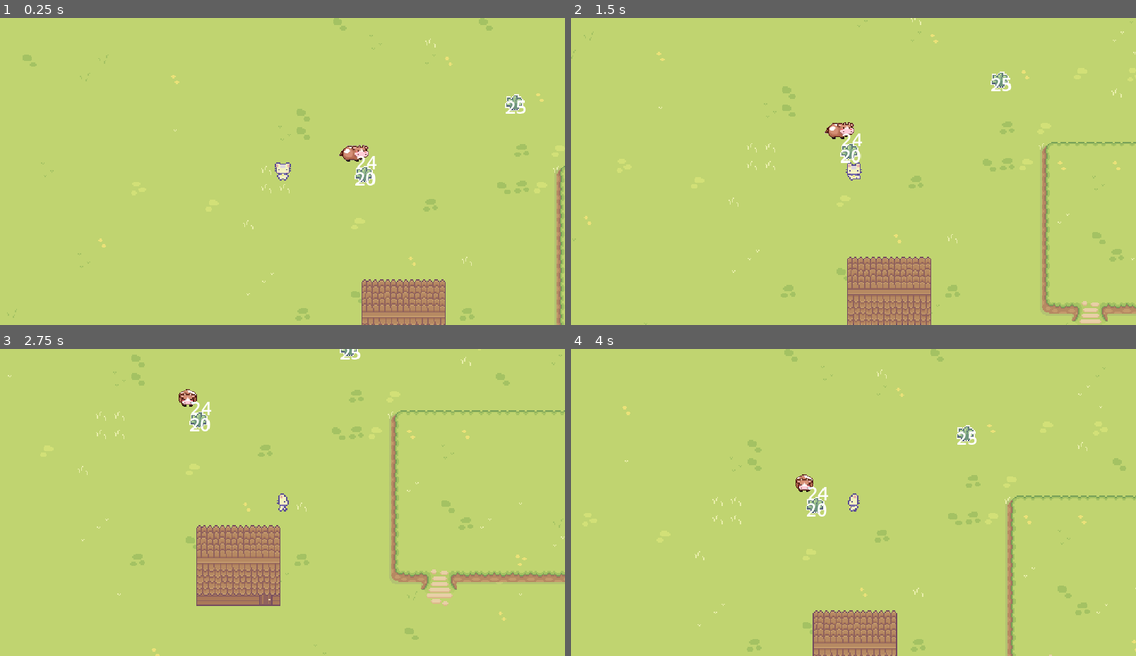
Above: before the commit, frames 1-4 (two rows, left to right).
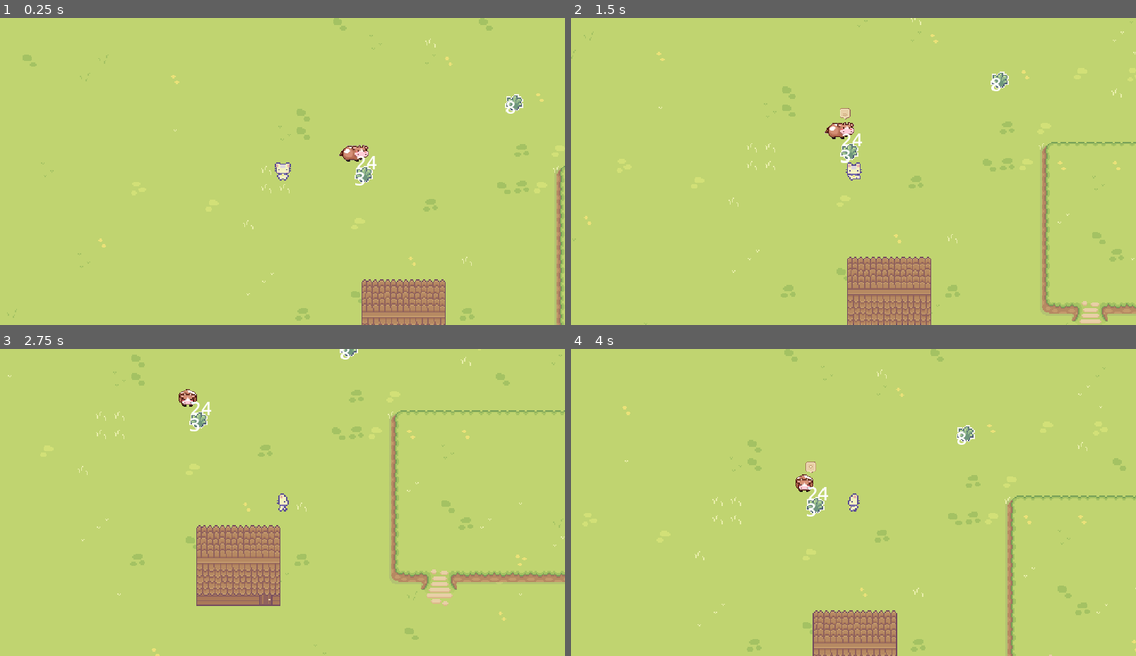
Above: after the commit, the same moments.

Repository: cncarey/GodotGameTest
Game: Godot game, scene res://Scene/main.tscn
The game is run twice, just before and just after one commit, with the same random seed, the same clock (stepped at 60 frames per second) and the same inputs.
Inputs:
- Up to frame 1 (0.25 s): no input
- Up to frame 2 (1.5 s): tap Enter at 0.5 s; hold Right (right) 0.53-1.28 s; tap Space (select, bound only after the commit) at 0.6, 1.35 s; hold Down (down) from 1.28 s (still down)
- Up to frame 3 (2.75 s): release Down (down) at 2.03 s; hold Right (right) from 2.03 s (still down); tap Space (select, bound only after the commit) at 2.1 s
- Up to frame 4 (4 s): release Right (right) at 2.78 s; hold Up (up) 2.78-3.53 s; tap Space (select, bound only after the commit) at 2.85, 3.6 s; hold Left (left) from 3.53 s (still down)

The runs differ from the first frame. In frame 1, 0.1% of the frame differs, in the area x 62-94%, y 26-55%; in frame 2, 0.2%, in the area x 47-78%, y 19-48%; in frame 3, 0.1%; in frame 4, 0.2%.

Commit message:
#2  add functionality to detect when the player is touching the cow
if the player is close enough to the animal for actions display a notification and if space is hit start the kick off for the cow to follow the player TODO: have the cow follow the player

Diff:
--- a/TG_Gdot/Characters/cow.gd
+++ b/TG_Gdot/Characters/Animals/cow.gd
@@ -1,17 +1,23 @@
 extends CharacterBody2D
 
-enum CowState {Idle, Walk, Lick}
+enum CowState {Idle, Walk, Lick, Follow, FindFood}
+
+var charName : StringName = "Cow"
 
 var isAnimal : bool = true
 var RemainingHunger: float = 20 : set = _setRemainingtHunger
 var MaxHunger: float = 30
+var isTouching : bool = false
+var isFollowing : bool = false
 
+var curTouching = {};
 
 @export var eatSpeed: float = 5
 @export var moveSpeed: float = 20;
 @export var idleTime: float = 5;
 @export var walkTime: float = 2;
 @export var hungerTime: float = 10;
+
 
 
 #figure out how to make this global so i don't need it everywhere
@@ -21,9 +27,12 @@
 @onready var animationTree = $AnimationTree
 @onready var animationMode = animationTree.get("parameters/playback")
 @onready var sprite = $BrownCow
+#@onready var emote = $Emote
 @onready var timer = $MoveTimer
 @onready var hungerTimer = $HungerTimer
 @onready var hungerLabel = $HungerLabel
+@onready var touchArea = $TouchArea
+@onready var touchIndicator = $touchIndicator
 
 var moveDirection : Vector2 = Vector2.ZERO
 var currentState : CowState = CowState.Idle
@@ -32,6 +41,12 @@
 	selectNewDirection()
 	pickNewState()
 	_on_hunger_timer_timeout()
+	# Make sure to not await during _ready.
+	call_deferred("actor_setup")
+
+func actor_setup():
+	# Wait for the first physics frame so the NavigationServer can sync.
+	await get_tree().physics_frame
 
 func _setRemainingtHunger(x : float):
 	RemainingHunger = x
@@ -41,6 +56,10 @@
 	if currentState == CowState.Walk:
 		velocity = moveDirection * moveSpeed
 		move_and_slide()
+	if currentState == CowState.Follow:
+		pass # add functionaity to follow the player
+
+
 
 func selectNewDirection():
 	moveDirection = Vector2(randi_range(-1, 1), randi_range(-1, 1))
@@ -96,3 +115,27 @@
 	# and play death cut scene
 
 	hungerTimer.start(hungerTime)
+
+
+
+func _on_touch_area_body_entered(body):
+	print("started touching cow")
+	print(body)
+	if(body != self && "charName" in body):
+		isTouching = true
+		curTouching[body.charName]= body
+		touchIndicator.visible = true
+		#show emote
+	pass # Replace with function body.
+
+
+func _on_touch_area_body_exited(body):
+	print("stopped touching cow")
+	print(body)
+	if("charName" in body) && curTouching.has(body.charName):
+		curTouching.erase(body.charName)
+		#If ther is nothig else touching hide emote
+		if curTouching.is_empty():
+			touchIndicator.visible = false
+			isTouching = false
+	pass # Replace with function body.
--- a/TG_Gdot/Characters/cow.tscn
+++ b/TG_Gdot/Characters/Animals/cow.tscn
@@ -1,7 +1,8 @@
-[gd_scene load_steps=27 format=3 uid="uid://bbyxhbhmjer0v"]
-
-[ext_resource type="Texture2D" uid="uid://ctq6axwby11yi" path="res://Assets/CuterFatter/brownCow.png" id="1_7t7c2"]
-[ext_resource type="Script" path="res://Characters/cow.gd" id="1_wtaql"]
+[gd_scene load_steps=29 format=3 uid="uid://cueisclsvu12k"]
+
+[ext_resource type="Script" path="res://Characters/Animals/cow.gd" id="1_v66eh"]
+[ext_resource type="Texture2D" uid="uid://ctq6axwby11yi" path="res://Assets/CuterFatter/brownCow.png" id="2_a37ru"]
+[ext_resource type="PackedScene" uid="uid://dgqpmlonisbq5" path="res://Characters/Emote/touchIndcator.tscn" id="3_gp5xr"]
 
 [sub_resource type="CircleShape2D" id="CircleShape2D_ht06b"]
 radius = 7.07107
@@ -197,13 +198,16 @@
 
 [sub_resource type="AnimationNodeStateMachinePlayback" id="AnimationNodeStateMachinePlayback_aheab"]
 
+[sub_resource type="CircleShape2D" id="CircleShape2D_4dco7"]
+radius = 53.0094
+
 [node name="Cow" type="CharacterBody2D"]
-script = ExtResource("1_wtaql")
+script = ExtResource("1_v66eh")
 
 [node name="BrownCow" type="Sprite2D" parent="."]
 position = Vector2(-2, 2)
 scale = Vector2(0.169418, 0.145729)
-texture = ExtResource("1_7t7c2")
+texture = ExtResource("2_a37ru")
 hframes = 4
 vframes = 5
 frame = 1
@@ -233,5 +237,16 @@
 offset_right = 42.0
 offset_bottom = 30.0
 
+[node name="TouchArea" type="Area2D" parent="."]
+
+[node name="CollisionShape2D" type="CollisionShape2D" parent="TouchArea"]
+shape = SubResource("CircleShape2D_4dco7")
+
+[node name="touchIndicator" parent="." instance=ExtResource("3_gp5xr")]
+visible = false
+position = Vector2(3, -12)
+
 [connection signal="timeout" from="MoveTimer" to="." method="_on_timer_timeout"]
 [connection signal="timeout" from="HungerTimer" to="." method="_on_hunger_timer_timeout"]
+[connection signal="body_entered" from="TouchArea" to="." method="_on_touch_area_body_entered"]
+[connection signal="body_exited" from="TouchArea" to="." method="_on_touch_area_body_exited"]
--- /dev/null
+++ b/TG_Gdot/Characters/Emote/AnimatedEmote.gd
@@ -0,0 +1,7 @@
+extends Sprite2D
+
+@onready var animate = $AnimationPlayer
+
+func _ready():
+	animate.play("pointer")
+	pass
--- /dev/null
+++ b/TG_Gdot/Characters/Emote/touchIndcator.tscn
@@ -0,0 +1,63 @@
+[gd_scene load_steps=7 format=3 uid="uid://dgqpmlonisbq5"]
+
+[ext_resource type="Texture2D" uid="uid://c086yfkj34fuo" path="res://Assets/Sprout/Dialouge UI/dialog box.png" id="1_x3rg1"]
+[ext_resource type="Texture2D" uid="uid://3i8n6nvm558g" path="res://Assets/Sprout/Dialouge UI/dialog box character finished talking click to continue indicator - spritesheet .png" id="2_sb62e"]
+[ext_resource type="Script" path="res://Characters/Emote/AnimatedEmote.gd" id="3_yxmju"]
+
+[sub_resource type="Animation" id="Animation_sla87"]
+length = 0.001
+tracks/0/type = "value"
+tracks/0/imported = false
+tracks/0/enabled = true
+tracks/0/path = NodePath(".:frame")
+tracks/0/interp = 1
+tracks/0/loop_wrap = true
+tracks/0/keys = {
+"times": PackedFloat32Array(0),
+"transitions": PackedFloat32Array(1),
+"update": 1,
+"values": [0]
+}
+
+[sub_resource type="Animation" id="Animation_lw66b"]
+resource_name = "pointer"
+length = 0.75
+loop_mode = 1
+tracks/0/type = "value"
+tracks/0/imported = false
+tracks/0/enabled = true
+tracks/0/path = NodePath(".:frame")
+tracks/0/interp = 1
+tracks/0/loop_wrap = true
+tracks/0/keys = {
+"times": PackedFloat32Array(0, 0.1, 0.2, 0.3, 0.4, 0.5),
+"transitions": PackedFloat32Array(1, 1, 1, 1, 1, 1),
+"update": 1,
+"values": [0, 1, 2, 2, 3, 4]
+}
+
+[sub_resource type="AnimationLibrary" id="AnimationLibrary_j5mnv"]
+_data = {
+"RESET": SubResource("Animation_sla87"),
+"pointer": SubResource("Animation_lw66b")
+}
+
+[node name="touchIndcator" type="Sprite2D"]
+position = Vector2(0.624999, 0.593749)
+rotation = -1.5708
+scale = Vector2(0.326823, 0.330729)
+texture = ExtResource("1_x3rg1")
+
+[node name="AnimatedSprite2D" type="Sprite2D" parent="."]
+z_index = 1
+position = Vector2(1.82774, 1.13387)
+rotation = 1.5708
+scale = Vector2(1.71194, 1.72625)
+texture = ExtResource("2_sb62e")
+hframes = 7
+script = ExtResource("3_yxmju")
+
+[node name="AnimationPlayer" type="AnimationPlayer" parent="AnimatedSprite2D"]
+libraries = {
+"": SubResource("AnimationLibrary_j5mnv")
+}
--- a/TG_Gdot/Characters/PlayerCat.gd
+++ b/TG_Gdot/Characters/PlayerCat.gd
@@ -8,8 +8,17 @@
 var walk : StringName = "Walk"
 var idle : StringName = "Idle"
 
+var charName : StringName = "PlayerCat"
+
+var followers = []
+signal setFollower(player)
+
 @onready var animationTree = $AnimationTree
 @onready var animationMode = animationTree.get("parameters/playback")
+
+#add value for following
+#add arrar or dictionary to hold what is following us
+#add functiont to turn it on and off
 
 
 func _ready():
@@ -31,6 +40,8 @@
 	#move and slide function uses velocity body to move character on map
 	move_and_slide()
 	setState()
+	startFollow()
+	stopFollow()
 
 func updateAnimationParams(movingInput : Vector2):
 	if(movingInput != Vector2.ZERO):
@@ -45,3 +56,32 @@
 
 func _on_Button_pressed():
 	Global.goto_scene(Global.sceneInside)
+
+func startFollow():
+	if isTouching && Input.is_action_just_pressed("select"):
+		pass #TODO check if there is something in the touching block
+
+func stopFollow():
+	if Input.is_action_just_pressed("cancel") && followers.size > 0:
+		followers = []
+
+var isTouching : bool = false
+var curTouching : Dictionary = {}
+func _on_touch_area_body_entered(body):
+	print("started touching player")
+	print(body)
+	if(body != self && "charName" in body ):
+		isTouching = true
+		curTouching[body.charName]= body
+	pass # Replace with function body.
+
+
+func _on_touch_area_body_exited(body):
+	print("stopped touching player")
+	print(body)
+	if("charName" in body) && curTouching.has(body.charName):
+		curTouching.erase(body.charName)
+		#If ther is nothig else touching hide emote
+		isTouching = false
+
+	pass # Replace with function body.
--- a/TG_Gdot/Characters/PlayerCat.tscn
+++ b/TG_Gdot/Characters/PlayerCat.tscn
@@ -233,6 +233,9 @@
 
 [sub_resource type="AnimationNodeStateMachinePlayback" id="AnimationNodeStateMachinePlayback_ih4vr"]
 
+[sub_resource type="CircleShape2D" id="CircleShape2D_yndsq"]
+radius = 20.0
+
 [node name="PlayerCat" type="CharacterBody2D"]
 script = ExtResource("1_g6cqx")
 
@@ -257,3 +260,11 @@
 parameters/playback = SubResource("AnimationNodeStateMachinePlayback_ih4vr")
 parameters/Idle/blend_position = Vector2(0, 0)
 parameters/Walk/blend_position = Vector2(-0.59447, -0.376906)
+
+[node name="TouchArea" type="Area2D" parent="." groups=["Followers"]]
+
+[node name="CollisionShape2D" type="CollisionShape2D" parent="TouchArea"]
+shape = SubResource("CircleShape2D_yndsq")
+
+[connection signal="body_entered" from="TouchArea" to="." method="_on_touch_area_body_entered"]
+[connection signal="body_exited" from="TouchArea" to="." method="_on_touch_area_body_exited"]
--- a/TG_Gdot/Objects/SproutFurniture/Grass.tres
+++ b/TG_Gdot/Objects/SproutFurniture/Grass.tres
@@ -11,7 +11,7 @@
 
 [resource]
 script = ExtResource("2_qnr6p")
-StartingHealth = 25
+StartingHealth = 8
 itemName = &"Grass"
 itemTexture = SubResource("AtlasTexture_1hlgy")
 quanity = 1
--- a/TG_Gdot/Objects/SproutFurniture/ItemSprite.gd
+++ b/TG_Gdot/Objects/SproutFurniture/ItemSprite.gd
@@ -6,7 +6,7 @@
 
 @export var HealthRemaining: float
 
-var id : float
+var id : int
 @export var item : _item : set = _setItem
 
 @onready var label = $rtl_quantity
@@ -52,8 +52,6 @@
 	var player := body as CharacterBody2D
 
 	if player :
-		print("entered area 2d by player") #TODO which player
-		print (body)
 		label.visible = true;
 		pickUpItem.emit(self, body, label, true)
 	else :
--- a/TG_Gdot/Scene/main.gd
+++ b/TG_Gdot/Scene/main.gd
@@ -25,15 +25,17 @@
 	else:
 		Global.addShrub(starterShrub1)
 		Global.addShrub(starterShrub2)
-	shrubsTimer.start(shrubTime);
+
+	setShrubTimer()
 
 
 func _on_timer_timeout():
-	var spawnedShrub = newShrub(Vector2(randi_range(-250, 250), randi_range(-250, 250)))
-	spawnedShrub.pickUpItem.connect(_on_item_sprite_pick_up_item)
-	add_child(spawnedShrub)
-	Global.addShrub(spawnedShrub)
-	shrubsTimer.start(shrubTime)
+	if Global.shrubs.size() < Global.maxShrubs:
+		var spawnedShrub = newShrub(Vector2(randi_range(-250, 250), randi_range(-250, 250)))
+		spawnedShrub.pickUpItem.connect(_on_item_sprite_pick_up_item)
+		add_child(spawnedShrub)
+		Global.addShrub(spawnedShrub)
+	setShrubTimer()
 	#spawn more grass in a random spot
 	pass # Replace with function body.
 
@@ -42,6 +44,13 @@
 	spawnedShrub.item = shrubTexture
 	spawnedShrub.position = loc
 	return spawnedShrub
+
+func setShrubTimer():
+	if Global.shrubs.size() < Global.maxShrubs:
+		shrubsTimer.start(shrubTime)
+	else:
+		shrubsTimer.stop()
+
 
 func _on_item_sprite_pick_up_item(item, body, label, isTouching):
 	print("hit in the main")
@@ -54,11 +63,7 @@
 			if isTouching == true && body.RemainingHunger < body.MaxHunger:
 				var maxEating = body.MaxHunger - body.RemainingHunger
 				var grassFed = 0
-				#if there is more shrub then hunger and maxEating < eatSpeed
-				#	grassFed = HealthRemaining -  maxEating
-				#if cow can eats more than healt add maxEating < eatSpeed
-				#   grassFed = maxEating - HealthRemaining
-				#
+
 				if maxEating < player.eatSpeed:
 					if item.HealthRemaining >= maxEating:
 						grassFed = maxEating
@@ -70,9 +75,24 @@
 				item.HealthRemaining -= grassFed
 				player.RemainingHunger += grassFed
 
-				Global.updateShrub(item);
+				# let's not drag on having a bunch of only one food shrubs
+				# so if there's less then half a food just remove it
+				print("before")
+				print(str(Global.shrubs.size()))
 
-				label.text = str(item.HealthRemaining)
+				if item.HealthRemaining < 2:
+					Global.removeShrub(item)
+					remove_child(item)
+					if shrubsTimer.is_stopped:
+						setShrubTimer()
+				else:
+					Global.updateShrub(item)
+
+				print("after")
+				print(str(Global.shrubs.size()))
+
+				if item:
+					label.text = str(item.HealthRemaining)
 
 			pass
 		else:
--- a/TG_Gdot/Scene/main.tscn
+++ b/TG_Gdot/Scene/main.tscn
@@ -8,7 +8,7 @@
 [ext_resource type="Texture2D" uid="uid://ck2hbkqhuqkvn" path="res://Assets/Sprout/Tilesets/Water.png" id="5_mn43b"]
 [ext_resource type="Texture2D" uid="uid://dviimckj0mjsc" path="res://Assets/Sprout/Tilesets/Wooden House.png" id="6_7k6fg"]
 [ext_resource type="Texture2D" uid="uid://dpaidnudbav2p" path="res://Assets/Sprout/Tilesets/ground tiles/old tiles/Tilled Dirt.png" id="7_j5422"]
-[ext_resource type="PackedScene" uid="uid://bbyxhbhmjer0v" path="res://Characters/cow.tscn" id="8_gfb3x"]
+[ext_resource type="PackedScene" uid="uid://cueisclsvu12k" path="res://Characters/Animals/cow.tscn" id="8_gfb3x"]
 [ext_resource type="Script" path="res://Scene/MainScripts/exteriorHouseDoor.gd" id="9_idoru"]
 [ext_resource type="PackedScene" uid="uid://dixibwt7f27rd" path="res://Objects/Chest/Chest.tscn" id="11_rcyf6"]
 [ext_resource type="PackedScene" uid="uid://bfckha4m8mn66" path="res://Objects/SproutFurniture/ItemSprite.tscn" id="12_fgeeb"]
--- a/TG_Gdot/global.gd
+++ b/TG_Gdot/global.gd
@@ -3,6 +3,9 @@
 var current_scene = null
 var sceneMain : StringName = "res://Scene/main.tscn"
 var sceneInside : StringName = "res://Scene/homeInside.tscn"
+
+@export var maxShrubs : float = 25
+@export var maxCows : float = 25
 
 @onready var lastLocation : Dictionary = {};
 @onready var shrubs : Dictionary = {};
@@ -44,6 +47,9 @@
 		"HealthRemaining" : existingShrub.HealthRemaining
 	}
 
+func removeShrub(existingShrub):
+	shrubs.erase(existingShrub.id)
+
 func setLastLocation(path: StringName, location):
 	lastLocation[path] = location;
 
--- a/TG_Gdot/project.godot
+++ b/TG_Gdot/project.godot
@@ -50,6 +50,16 @@
 "events": [Object(InputEventKey,"resource_local_to_scene":false,"resource_name":"","device":-1,"window_id":0,"alt_press …(182 unchanged characters)…
 ]
 }
+select={
+"deadzone": 0.5,
+"events": [Object(InputEventKey,"resource_local_to_scene":false,"resource_name":"","device":-1,"window_id":0,"alt_pressed":false,"shift_pressed":false,"ctrl_pressed":false,"meta_pressed":false,"pressed":false,"keycode":0,"physical_keycode":32,"key_label":0,"unicode":32,"echo":false,"script":null)
+]
+}
+cancel={
+"deadzone": 0.5,
+"events": [Object(InputEventKey,"resource_local_to_scene":false,"resource_name":"","device":-1,"window_id":0,"alt_pressed":false,"shift_pressed":false,"ctrl_pressed":false,"meta_pressed":false,"pressed":false,"keycode":0,"physical_keycode":88,"key_label":0,"unicode":120,"echo":false,"script":null)
+]
+}
 
 [rendering]
 
Not shown: 1 places in TG_Gdot/Characters/PlayerCat.tscn that only renumber resources
Not shown: 1 places in TG_Gdot/Scene/main.tscn that only renumber resources
